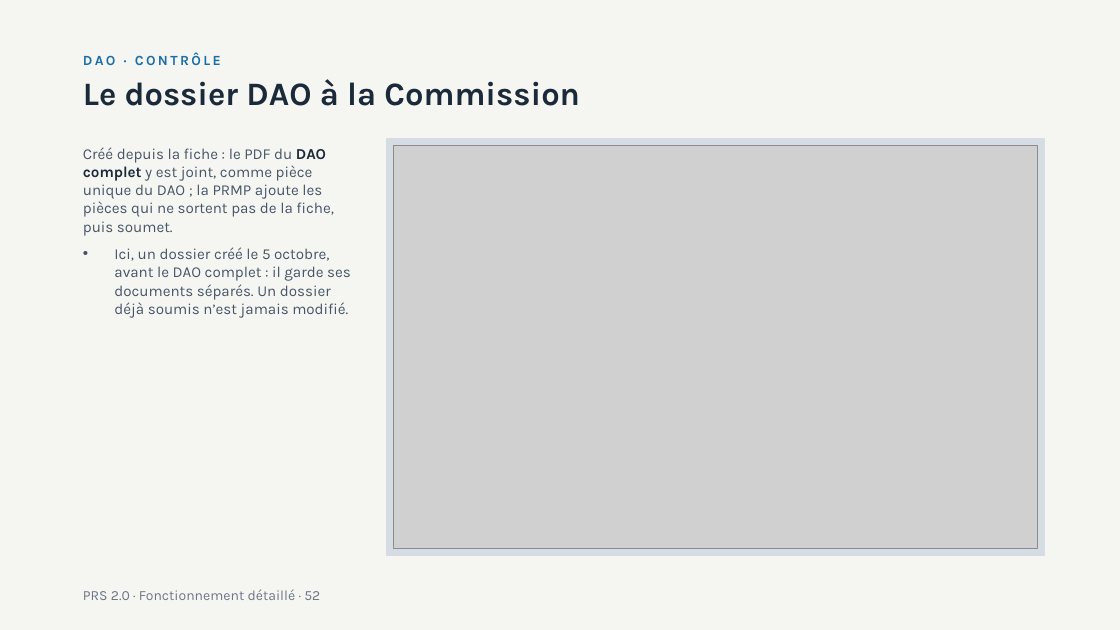
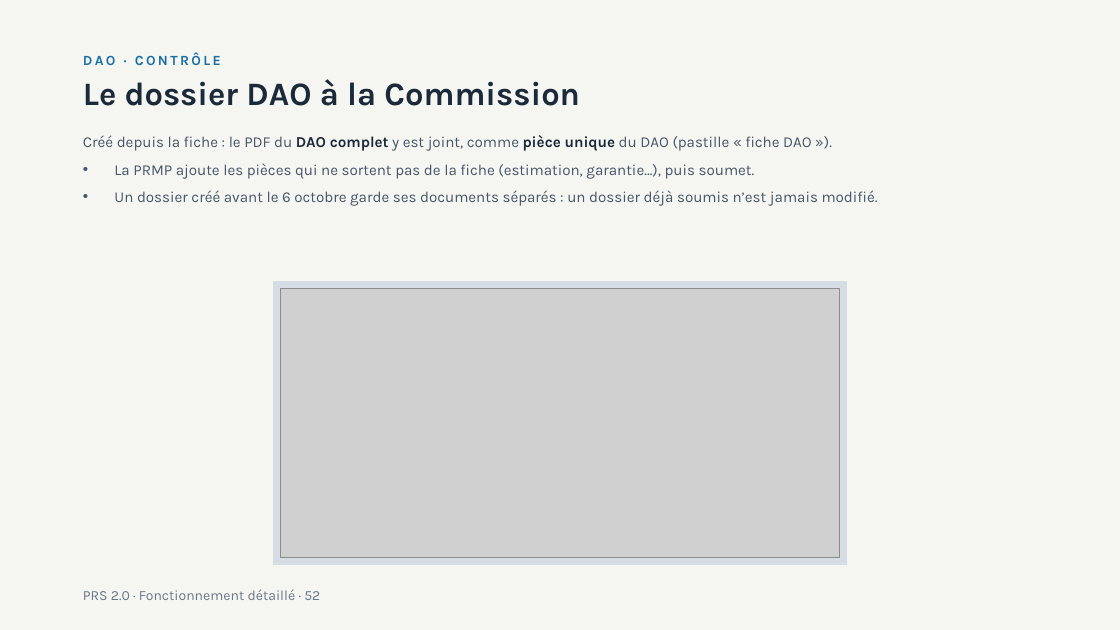
Before and after one commit to lralaitsilanihasy-create/PRS2.0-frontend, a slide deck: slide 52 of docs/documentation/PRS2-fonctionnement-detaille-2026-10-06.pptx. Drawn at 1120x630 pixels with LibreOffice and Linux fonts; fonts in the diff are those of the drawing; grey boxes stand for pictures. Boxes give left, top, right and bottom in pixels: in the first picture for what was removed or moved away, otherwise in the second. Text is boxed around its words. In the diff, an @@ line names an element or a change of style, - is before the commit and + after.

```diff
--- a/docs/documentation/PRS2-fonctionnement-detaille-2026-10-06.pptx
+++ b/docs/documentation/PRS2-fonctionnement-detaille-2026-10-06.pptx
@@ text at [83, 135, 878, 206]: text changed @@
-• Créé depuis la fiche : le PDF du DAO complet y est joint, comme pièce unique du DAO ; la PRMP ajoute les pièces qui ne sortent pas de la fiche, puis soumet.
-• Ici, un dossier créé le 5 octobre, avant le DAO complet : il garde ses documents séparés. Un dossier déjà soumis n’est jamais modifié.
+• Créé depuis la fiche : le PDF du DAO complet y est joint, comme pièce unique du DAO (pastille « fiche DAO »).
+• La PRMP ajoute les pièces qui ne sortent pas de la fiche (estimation, garantie…), puis soumet.
+• Un dossier créé avant le 6 octobre garde ses documents séparés : un dossier déjà soumis n’est jamais modifié.
@@ rectangle: place and size @@
-rectangle at [386, 139, 1044, 555]
+rectangle at [273, 281, 847, 565]
@@ picture: place and size @@
-picture at [393, 146, 1038, 549]
+picture at [280, 288, 839, 558]
```
Also in this commit, not shown: 1 other slide changed, 1 other file.
